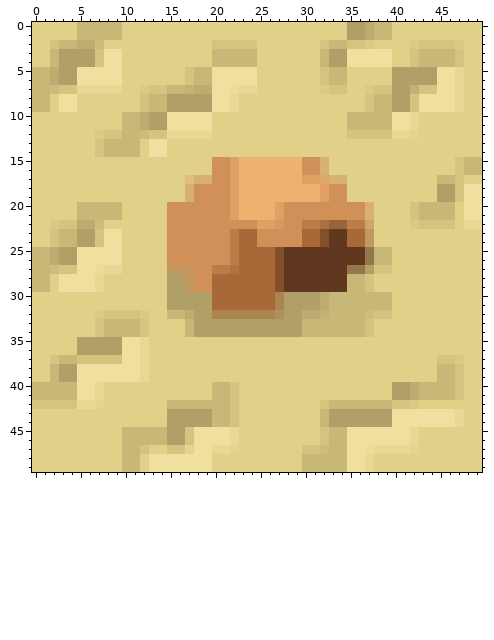
Pixel-art sprite: 1942/1942Content/SandTile1.png. That is the earlier state.
The file is 50x50 pixels. Colours within 5 levels of each other are drawn and written as one.
The result:
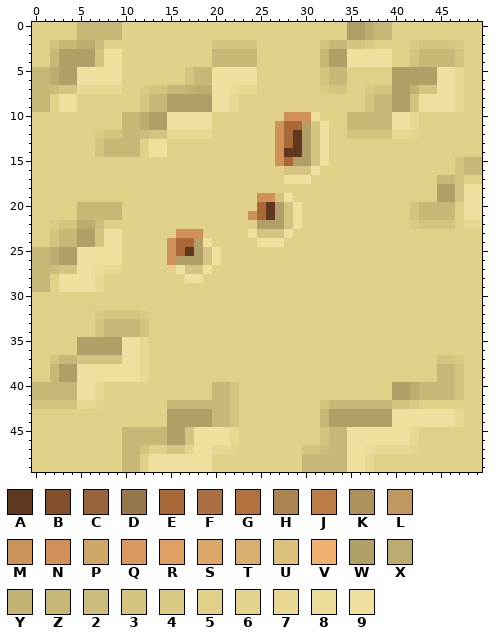
Palette (. is transparent): A #603820  B #84502c  C #98643c  D #94784c  E #a86838  F #aa7042  G #b27240  H #ac8450  J #bc7c48  K #ae925c  L #c09860  M #c8945c  N #d09058  P #cea668  Q #d8985e  R #e0a064  S #dca86a  T #d8b070  U #dcc07c  V #f0b070  W #b0a068  X #bcac70  Y #c2b274  Z #c8b878  2 #ccbc7e  3 #d4c480  4 #daca84  5 #e0d088  6 #e4d48e  7 #e8d894  8 #ecdc9a  9 #f0e0a0
Diff:
@@ x 13..41 @@
  9 ZZWWWWW997555555555555553ZZWW
-10 WW99999555555555555555ZZZZZ99
-11 WW99999555555555555555ZZZZZ99
-12 33777775555555555555553333377
-13 99555555555555555555555555555
-14 99555555555555555555555555555
-15 5555555NNRVVVVVVVNNT555555555
-16 5555555NNRVVVVVVVNNT555555555
-17 5555UTTNNRVVVVVVVRRSTT5555555
-18 5555TNNNNRVVVVVVVVVRNN5555555
-19 5555TNNNNRVVVVVVVVVRNN5555555
-20 55NNNNNNNRVVVVRNNNNNNNNNT5555
-21 55NNNNNNNRVVVVRNNNNNNNNNT5555
-22 55NNNNNNNNNNRRQNNJJFCCJJP5555
-23 55NNNNNNNJEENNNNNEEBAAEEL5555
-24 55NNNNNNNJEENNNNNEEBAAEEL5555
-25 55NNNNNNNJEEEEBAAAAAAAAADZZ55
-26 55NNNNNNNJEEEEBAAAAAAAAADZZ55
-27 55LLMNNJJGEEEEBAAAAAAADDW3355
-28 55WWLNNEEEEEEEBAAAAAAAZZ35555
-29 55WWLNNEEEEEEEBAAAAAAAZZ35555
-30 55WWWWWEEEEEEEHWWWWXZZZZZZZ55
-31 55WWWWWEEEEEEEHWWWWXZZZZZZZ55
-32 55ZZXWWHHHHHHHKWWXXYZZZZ23355
-33 5555ZWWWWWWWWWWWWZZZZZZZ35555
-34 5555ZWWWWWWWWWWWWZZZZZZZ35555
+10 WW9999955555555NNN9555ZZZZZ99
+11 WW999995555555NEEW3955ZZZZZ99
+12 33777775555555NEAW39553333377
+13 99555555555555NEAW39555555555
+14 99555555555555NAAW39555555555
+15 55555555555555NEWW39555555555
+16 55555555555555533395555555555
+17 55555555555555599955555555555
+18 55555555555555555555555555555
+19 555555555555NN395555555555555
+20 555555555555EAW39555555555555
+21 55555555555NEAW39555555555555
+22 555555555555WWW39555555555555
+23 555NNN55555933395555555555555
+24 55NEEW95555599955555555555555
+25 55NEAW39555555555555555555555
+26 55NWWW39555555555555555555555
+27 55593395555555555555555555555
+28 55559955555555555555555555555
+29 55555555555555555555555555555
+30 55555555555555555555555555555
+31 55555555555555555555555555555
+32 55555555555555555555555555555
+33 55555555555555555555555555555
+34 55555555555555555555555555555
 35 55555555555555555555555555555
Where, in picture pixels (left, top, right, bottom), the same in both pictures:
changed: (167, 112, 392, 337)
